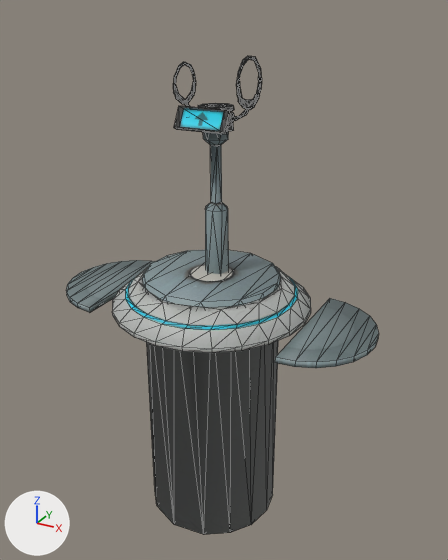
Two versions of the FBX model Portal2018/Assets/GameAssets/PortalGun/PortalGunPedestal.fbx, one commit apart.
Before and after are seen from a 50 mm lens placed at (56.3, -99.4, 52.2), pointed at (1.2, 0.8, 2.1). Every picture has the same lights, and +X, +Y and +Z are marked at lower left. Mesh edges are drawn as thin lines. Where no turn or scale is listed for an object, it has been applied to the vertices.

In view in the first picture: 'LoweringStand', 'MainBase', 'PanelLeft', 'PanelRight', 'RotatingStand'.
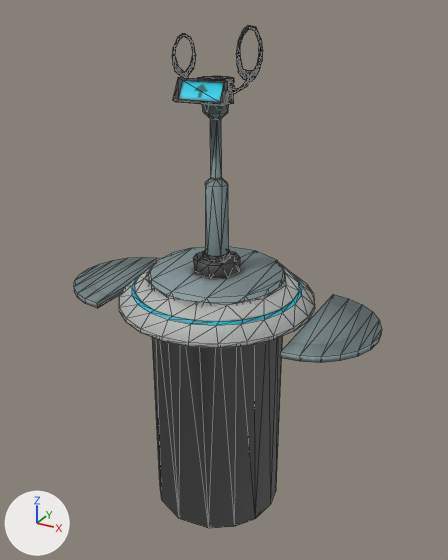
Location of each change, [x1, y1, x2, y2] in pixels of the pictures (448 x 560 px):
```json
{"object": "MainBase", "change": "mesh moved", "before": [112, 266, 311, 534], "after": [119, 263, 315, 528]}
{"object": "RotatingStand", "change": "moved", "before": [173, 56, 262, 274], "after": [172, 25, 262, 278]}
{"object": "LoweringStand", "change": "moved", "before": [143, 250, 281, 308], "after": [149, 247, 285, 303]}
{"object": "PanelRight", "change": "mesh moved", "before": [275, 298, 379, 368], "after": [280, 295, 382, 363]}
{"object": "PanelLeft", "change": "mesh moved", "before": [66, 260, 155, 312], "after": [74, 257, 161, 308]}
```

Scene script edits in JSON lines:
```json
{"block": "me_panelleft", "where": "me_panelleft.from_pydata(...)  # 26 vertices, 35 faces; spans x -33.4..-20.0, y -15.7..11.1, z -3.1..-2.0"}
{"block": "me_panelleft", "where": "# used by ob_panelleft; location = (0.0, 0.0, 0.0)"}
{"block": "me_panelleft", "change": "me_panelleft part 3: the whole mesh is moved by (0.0, 2.3, 0.0)"}
{"block": "me_mainbase", "where": "me_mainbase.from_pydata(...)  # 144 vertices, 262 faces; spans x -19.8..19.8, y -21.8..17.8, z -50.0..3.6"}
{"block": "me_mainbase", "where": "# used by ob_mainbase; location = (0.0, 0.0, 0.0)"}
{"block": "me_mainbase", "change": "me_mainbase part 2: the whole mesh is moved by (0.0, 2.0, 0.0)"}
{"block": "me_loweringstand", "where": "me_loweringstand.from_pydata(...)  # 38 vertices, 50 faces; spans x -14.4..14.4, y -16.4..12.4, z 1.5..4.8"}
{"block": "me_loweringstand", "where": "# used by ob_loweringstand; location = (0.0, 0.0, -0.3)"}
{"block": "me_loweringstand", "change": "me_loweringstand part 4: the whole mesh is moved by (0.0, 2.0, -0.3)"}
{"block": "me_panelright", "where": "me_panelright.from_pydata(...)  # 26 vertices, 35 faces; spans x 20.0..33.4, y -15.4..11.4, z -3.1..-2.0"}
{"block": "me_panelright", "where": "# used by ob_panelright; location = (0.0, 0.0, 0.0)"}
{"block": "me_panelright", "change": "me_panelright part 1: the whole mesh is moved by (0.0, 2.0, 0.0)"}
{"block": "me_rotatingstand", "where": "me_rotatingstand.from_pydata(...)  # 333 vertices, 544 faces; spans x -6.9..7.5, y -6.2..4.5, z 0.0..45.1"}
{"block": "me_rotatingstand", "where": "# used by ob_rotatingstand; location = (0.0, 0.0, -0.3)"}
{"block": "me_rotatingstand", "change": "me_rotatingstand part 5: the whole mesh is moved by (0.0, 0.0, 4.4)"}
{"op": "set", "path": "ob_loweringstand.location", "old": "(0.0, 0.0, -0.3)", "new": "(0.0, 0.0, 0.0)"}
{"op": "set", "path": "ob_rotatingstand.location", "old": "(0.0, 0.0, -0.3)", "new": "(0.0, 0.0, 0.0)"}
```
